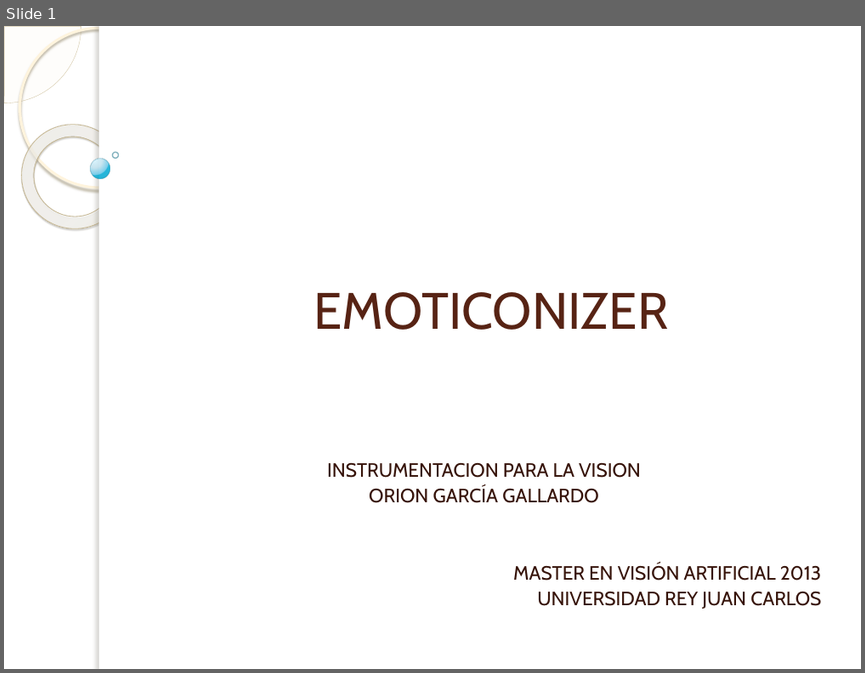
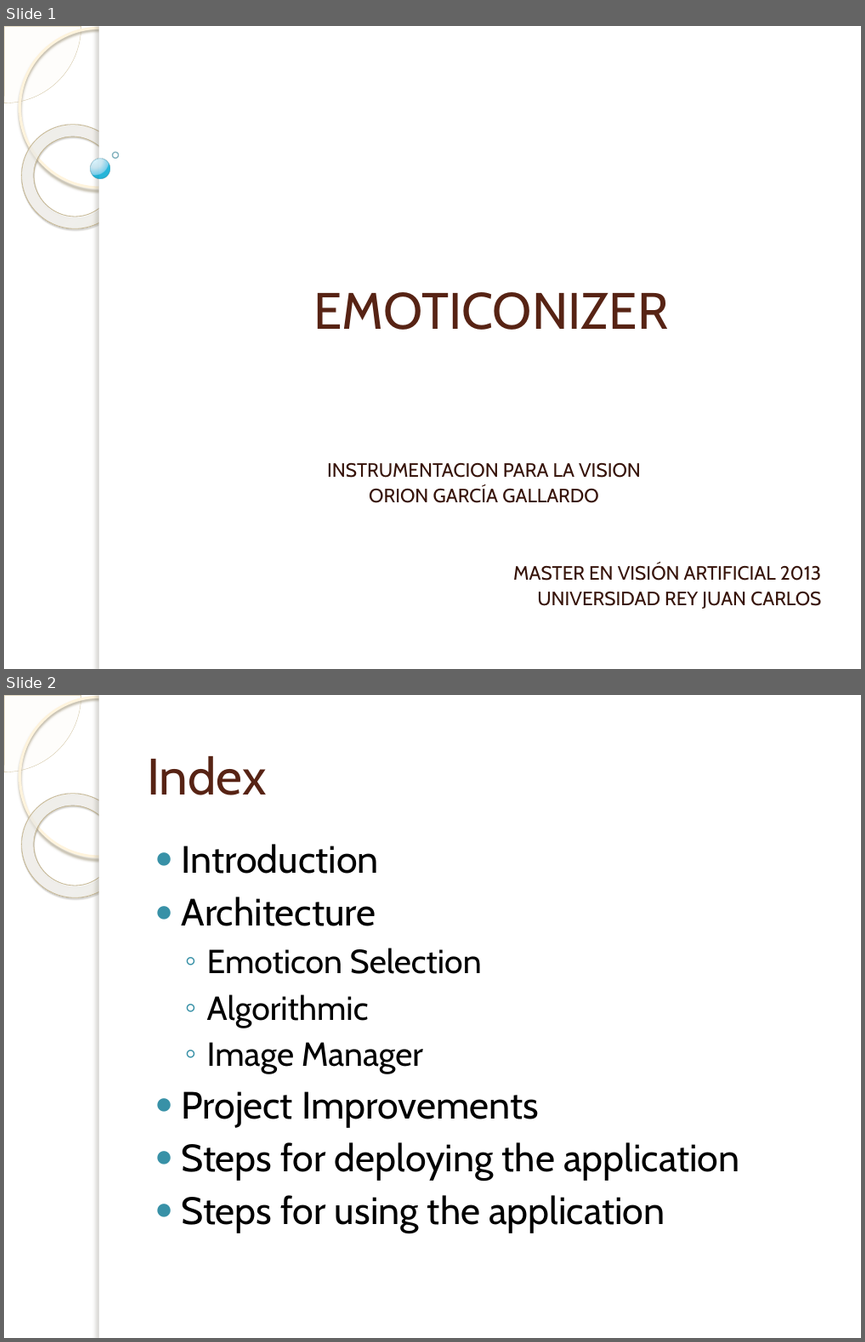
Before and after one commit to desperado1992/ivandroid, a slide deck: Presentacion/doc/EMOTICONIZER.pptx. Shown one above the other, each under a label of ours: slide 1 before the commit, slides 1 and 2 after it. The pictures are 865x673 and 865x1342 pixels, drawn with LibreOffice and Linux fonts; fonts in the diff are those of the drawing; background and template pictures are left out. Boxes give left, top, right and bottom in pixels: in the first picture for what was removed or moved away, otherwise in the second. Text is boxed around its words. In the diff, an @@ line names an element or a change of style, - is before the commit and + after.

```diff
--- a/Presentacion/doc/EMOTICONIZER.pptx
+++ b/Presentacion/doc/EMOTICONIZER.pptx
@@ slide 2 added at (4,695,861,1338), background picture (left out); not listed: 5 template elements that a slide beside it also shows @@
@@ title added at (147,756,267,795), 43 pt, text #572314 @@
+Index
@@ text added at (182,844,739,1232), 32 pt, text #000000 @@
+● Introduction
+● Architecture
+  ◦ Emoticon Selection
+  ◦ Algorithmic
+  ◦ Image Manager
+● Project Improvements
+● Steps for deploying the application
+● Steps for using the application
```
Also in this commit, not shown: 5 slides changed, 2 other slides added, 1 slide removed, 4 other files.
